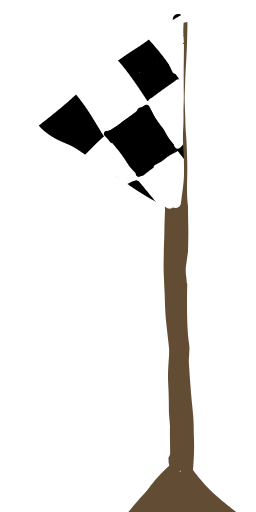
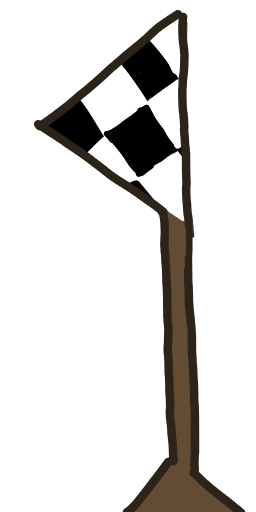
Before/after of a 256x512 layered artwork. What changed in the layer stack:
added layer "lines" above "Group 4" over (34, 10, 246, 512)
painted on "Paint Layer 3" over (64, 10, 195, 256)
painted on "Paint Layer 2" over (34, 10, 192, 256)
renamed "Copy of Paint Layer 1" to "pole", painted on it over (64, 10, 246, 512)
